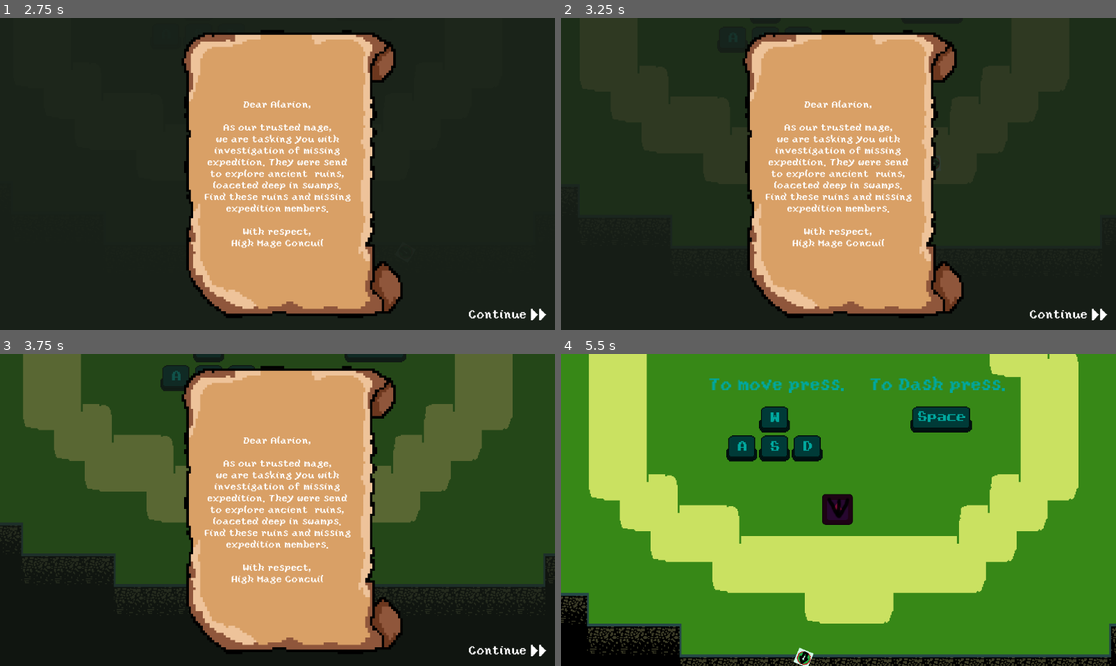
Above: before the commit, frames 1-4 (two rows, left to right).
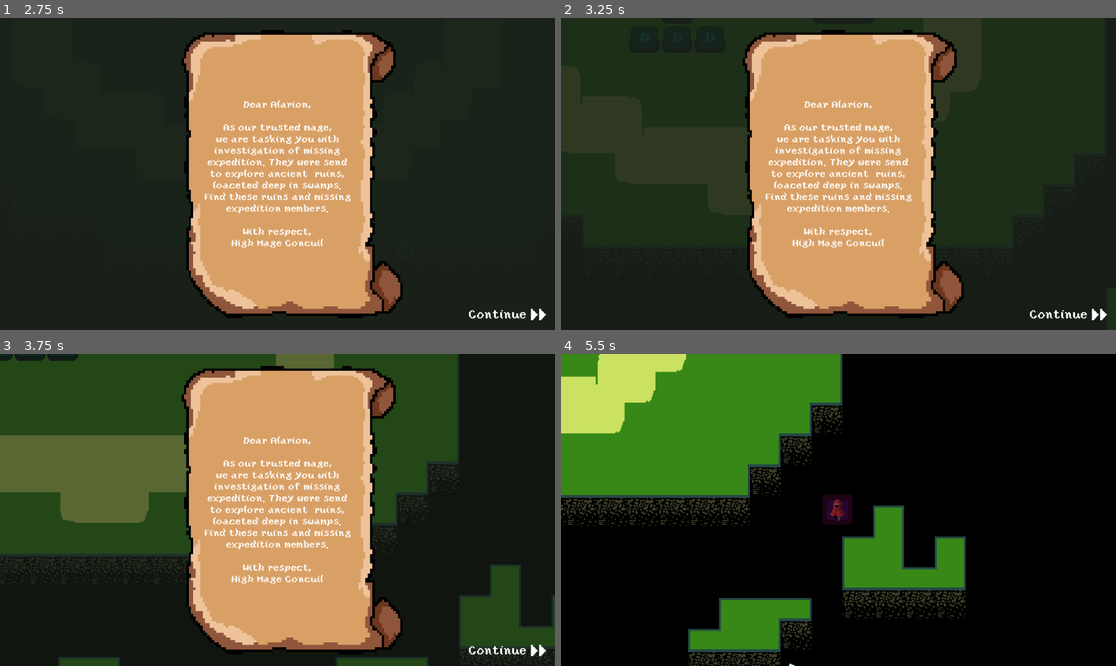
Above: after the commit, the same moments.

Repository: Tomko-Code/Relic-Seekers
Game: Godot game, scene res://src/main/game_start.tscn
The game is run twice, just before and just after one commit, with the same random seed, the same clock (stepped at 60 frames per second) and the same inputs. The engine's default icon, where the game draws it, is replaced by a stand-in: a white triangle on a blue panel in a dark square.
Inputs (mouse positions are in pixels of both pictures, inside the frame that each line leads up to):
- Up to frame 1 (2.75 s): click "Start" at 0.5 s; click "Continue >>" at 1.25 s; click "Continue >>" at 2 s
- Up to frame 2 (3.25 s): tap Enter at 2.75 s; move the mouse to (960, 158) at 2.77 s; press the mouse at (960, 158) at 2.78 s; hold D (move_right) from 2.78 s (still down)
- Up to frame 3 (3.75 s): move the mouse to (166, 525) at 3.52 s; release D (move_right) at 3.53 s; release the mouse at (166, 525) at 3.53 s; hold S (move_down) from 3.53 s (still down); click (166, 525) at 3.6 s
- Up to frame 4 (5.5 s): move the mouse to (894, 441) at 4.27 s; release S (move_down) at 4.28 s; press the mouse at (894, 441) at 4.28 s; hold D (move_right) 4.28-5.03 s; move the mouse to (810, 572) at 5.02 s; release the mouse at (810, 572) at 5.03 s; hold W (move_up) from 5.03 s (still down); click (810, 572) at 5.1 s

Frame 1 is identical in both runs. In frame 2, 0.2% of the frame differs, in the area x 12-73%, y 0-49%; in frame 3, 34%; in frame 4, 79%, in the area x 0-100%, y 0-100%.

Commit message:
mva

Diff:
--- /dev/null
+++ b/assets/sprites/player_tmp.tres
@@ -0,0 +1,298 @@
+[gd_resource type="SpriteFrames" load_steps=38 format=3 uid="uid://dljijosh7tmgp"]
+
+[ext_resource type="Texture2D" uid="uid://ic178eu4k44h" path="res://assets/art/animation_sprites.png" id="1_sn1nq"]
+
+[sub_resource type="AtlasTexture" id="AtlasTexture_neq76"]
+atlas = ExtResource("1_sn1nq")
+region = Rect2(0, 48, 48, 48)
+
+[sub_resource type="AtlasTexture" id="AtlasTexture_qrr11"]
+atlas = ExtResource("1_sn1nq")
+region = Rect2(0, 96, 48, 48)
+
+[sub_resource type="AtlasTexture" id="AtlasTexture_j82c8"]
+atlas = ExtResource("1_sn1nq")
+region = Rect2(0, 0, 48, 48)
+
+[sub_resource type="AtlasTexture" id="AtlasTexture_i3jwl"]
+atlas = ExtResource("1_sn1nq")
+region = Rect2(0, 144, 48, 48)
+
+[sub_resource type="AtlasTexture" id="AtlasTexture_aai8r"]
+atlas = ExtResource("1_sn1nq")
+region = Rect2(48, 48, 48, 48)
+
+[sub_resource type="AtlasTexture" id="AtlasTexture_cseho"]
+atlas = ExtResource("1_sn1nq")
+region = Rect2(96, 48, 48, 48)
+
+[sub_resource type="AtlasTexture" id="AtlasTexture_omkwa"]
+atlas = ExtResource("1_sn1nq")
+region = Rect2(144, 48, 48, 48)
+
+[sub_resource type="AtlasTexture" id="AtlasTexture_cffkx"]
+atlas = ExtResource("1_sn1nq")
+region = Rect2(192, 48, 48, 48)
+
+[sub_resource type="AtlasTexture" id="AtlasTexture_ra1mf"]
+atlas = ExtResource("1_sn1nq")
+region = Rect2(240, 48, 48, 48)
+
+[sub_resource type="AtlasTexture" id="AtlasTexture_5md1q"]
+atlas = ExtResource("1_sn1nq")
+region = Rect2(288, 48, 48, 48)
+
+[sub_resource type="AtlasTexture" id="AtlasTexture_hx8md"]
+atlas = ExtResource("1_sn1nq")
+region = Rect2(336, 48, 48, 48)
+
+[sub_resource type="AtlasTexture" id="AtlasTexture_s44y8"]
+atlas = ExtResource("1_sn1nq")
+region = Rect2(384, 48, 48, 48)
+
+[sub_resource type="AtlasTexture" id="AtlasTexture_q1gwv"]
+atlas = ExtResource("1_sn1nq")
+region = Rect2(48, 96, 48, 48)
+
+[sub_resource type="AtlasTexture" id="AtlasTexture_kyndj"]
+atlas = ExtResource("1_sn1nq")
+region = Rect2(96, 96, 48, 48)
+
+[sub_resource type="AtlasTexture" id="AtlasTexture_5ro0j"]
+atlas = ExtResource("1_sn1nq")
+region = Rect2(144, 96, 48, 48)
+
+[sub_resource type="AtlasTexture" id="AtlasTexture_h4763"]
+atlas = ExtResource("1_sn1nq")
+region = Rect2(192, 96, 48, 48)
+
+[sub_resource type="AtlasTexture" id="AtlasTexture_ec6fo"]
+atlas = ExtResource("1_sn1nq")
+region = Rect2(240, 96, 48, 48)
+
+[sub_resource type="AtlasTexture" id="AtlasTexture_lbutt"]
+atlas = ExtResource("1_sn1nq")
+region = Rect2(288, 96, 48, 48)
+
+[sub_resource type="AtlasTexture" id="AtlasTexture_qxvvf"]
+atlas = ExtResource("1_sn1nq")
+region = Rect2(336, 96, 48, 48)
+
+[sub_resource type="AtlasTexture" id="AtlasTexture_o47xx"]
+atlas = ExtResource("1_sn1nq")
+region = Rect2(384, 96, 48, 48)
+
+[sub_resource type="AtlasTexture" id="AtlasTexture_6pwf8"]
+atlas = ExtResource("1_sn1nq")
+region = Rect2(384, 0, 48, 48)
+
+[sub_resource type="AtlasTexture" id="AtlasTexture_svm4v"]
+atlas = ExtResource("1_sn1nq")
+region = Rect2(336, 0, 48, 48)
+
+[sub_resource type="AtlasTexture" id="AtlasTexture_3udyx"]
+atlas = ExtResource("1_sn1nq")
+region = Rect2(288, 0, 48, 48)
+
+[sub_resource type="AtlasTexture" id="AtlasTexture_47qi6"]
+atlas = ExtResource("1_sn1nq")
+region = Rect2(240, 0, 48, 48)
+
+[sub_resource type="AtlasTexture" id="AtlasTexture_l6wup"]
+atlas = ExtResource("1_sn1nq")
+region = Rect2(192, 0, 48, 48)
+
+[sub_resource type="AtlasTexture" id="AtlasTexture_0qt3s"]
+atlas = ExtResource("1_sn1nq")
+region = Rect2(144, 0, 48, 48)
+
+[sub_resource type="AtlasTexture" id="AtlasTexture_lha6p"]
+atlas = ExtResource("1_sn1nq")
+region = Rect2(96, 0, 48, 48)
+
+[sub_resource type="AtlasTexture" id="AtlasTexture_26dri"]
+atlas = ExtResource("1_sn1nq")
+region = Rect2(48, 0, 48, 48)
+
+[sub_resource type="AtlasTexture" id="AtlasTexture_eblcp"]
+atlas = ExtResource("1_sn1nq")
+region = Rect2(384, 144, 48, 48)
+
+[sub_resource type="AtlasTexture" id="AtlasTexture_3t2ii"]
+atlas = ExtResource("1_sn1nq")
+region = Rect2(336, 144, 48, 48)
+
+[sub_resource type="AtlasTexture" id="AtlasTexture_kxo4i"]
+atlas = ExtResource("1_sn1nq")
+region = Rect2(288, 144, 48, 48)
+
+[sub_resource type="AtlasTexture" id="AtlasTexture_53cuf"]
+atlas = ExtResource("1_sn1nq")
+region = Rect2(240, 144, 48, 48)
+
+[sub_resource type="AtlasTexture" id="AtlasTexture_ofjns"]
+atlas = ExtResource("1_sn1nq")
+region = Rect2(192, 144, 48, 48)
+
+[sub_resource type="AtlasTexture" id="AtlasTexture_xe76q"]
+atlas = ExtResource("1_sn1nq")
+region = Rect2(144, 144, 48, 48)
+
+[sub_resource type="AtlasTexture" id="AtlasTexture_6c8bo"]
+atlas = ExtResource("1_sn1nq")
+region = Rect2(96, 144, 48, 48)
+
+[sub_resource type="AtlasTexture" id="AtlasTexture_0ujbb"]
+atlas = ExtResource("1_sn1nq")
+region = Rect2(48, 144, 48, 48)
+
+[resource]
+animations = [{
+"frames": [{
+"duration": 1.0,
+"texture": SubResource("AtlasTexture_neq76")
+}],
+"loop": true,
+"name": &"idle_left_down",
+"speed": 12.0
+}, {
+"frames": [{
+"duration": 1.0,
+"texture": SubResource("AtlasTexture_qrr11")
+}],
+"loop": true,
+"name": &"idle_left_up",
+"speed": 12.0
+}, {
+"frames": [{
+"duration": 1.0,
+"texture": SubResource("AtlasTexture_j82c8")
+}],
+"loop": true,
+"name": &"idle_right_down",
+"speed": 12.0
+}, {
+"frames": [{
+"duration": 1.0,
+"texture": SubResource("AtlasTexture_i3jwl")
+}],
+"loop": true,
+"name": &"idle_up_right",
+"speed": 12.0
+}, {
+"frames": [{
+"duration": 1.0,
+"texture": SubResource("AtlasTexture_aai8r")
+}, {
+"duration": 1.0,
+"texture": SubResource("AtlasTexture_cseho")
+}, {
+"duration": 1.0,
+"texture": SubResource("AtlasTexture_omkwa")
+}, {
+"duration": 1.0,
+"texture": SubResource("AtlasTexture_cffkx")
+}, {
+"duration": 1.0,
+"texture": SubResource("AtlasTexture_ra1mf")
+}, {
+"duration": 1.0,
+"texture": SubResource("AtlasTexture_5md1q")
+}, {
+"duration": 1.0,
+"texture": SubResource("AtlasTexture_hx8md")
+}, {
+"duration": 1.0,
+"texture": SubResource("AtlasTexture_s44y8")
+}],
+"loop": true,
+"name": &"move_left_down",
+"speed": 12.0
+}, {
+"frames": [{
+"duration": 1.0,
+"texture": SubResource("AtlasTexture_q1gwv")
+}, {
+"duration": 1.0,
+"texture": SubResource("AtlasTexture_kyndj")
+}, {
+"duration": 1.0,
+"texture": SubResource("AtlasTexture_5ro0j")
+}, {
+"duration": 1.0,
+"texture": SubResource("AtlasTexture_h4763")
+}, {
+"duration": 1.0,
+"texture": SubResource("AtlasTexture_ec6fo")
+}, {
+"duration": 1.0,
+"texture": SubResource("AtlasTexture_lbutt")
+}, {
+"duration": 1.0,
+"texture": SubResource("AtlasTexture_qxvvf")
+}, {
+"duration": 1.0,
+"texture": SubResource("AtlasTexture_o47xx")
+}],
+"loop": true,
+"name": &"move_left_up",
+"speed": 12.0
+}, {
+"frames": [{
+"duration": 1.0,
+"texture": SubResource("AtlasTexture_6pwf8")
+}, {
+"duration": 1.0,
+"texture": SubResource("AtlasTexture_svm4v")
+}, {
+"duration": 1.0,
+"texture": SubResource("AtlasTexture_3udyx")
+}, {
+"duration": 1.0,
+"texture": SubResource("AtlasTexture_47qi6")
+}, {
+"duration": 1.0,
+"texture": SubResource("AtlasTexture_l6wup")
+}, {
+"duration": 1.0,
+"texture": SubResource("AtlasTexture_0qt3s")
+}, {
+"duration": 1.0,
+"texture": SubResource("AtlasTexture_lha6p")
+}, {
+"duration": 1.0,
+"texture": SubResource("AtlasTexture_26dri")
+}],
+"loop": true,
+"name": &"move_right_down",
+"speed": 12.0
+}, {
+"frames": [{
+"duration": 1.0,
+"texture": SubResource("AtlasTexture_eblcp")
+}, {
+"duration": 1.0,
+"texture": SubResource("AtlasTexture_3t2ii")
+}, {
+"duration": 1.0,
+"texture": SubResource("AtlasTexture_kxo4i")
+}, {
+"duration": 1.0,
+"texture": SubResource("AtlasTexture_53cuf")
+}, {
+"duration": 1.0,
+"texture": SubResource("AtlasTexture_ofjns")
+}, {
+"duration": 1.0,
+"texture": SubResource("AtlasTexture_xe76q")
+}, {
+"duration": 1.0,
+"texture": SubResource("AtlasTexture_6c8bo")
+}, {
+"duration": 1.0,
+"texture": SubResource("AtlasTexture_0ujbb")
+}],
+"loop": true,
+"name": &"move_up_right",
+"speed": 12.0
+}]
--- a/src/entities/animated_sprite_component.gd
+++ b/src/entities/animated_sprite_component.gd
@@ -3,79 +3,10 @@
 
 var current_animation = ""
 
-@export var _MovementComponent: MovementComponent
-@export var _ShootingComponent: ShootingComponent
-
-
-func _process(delta):
-	handle_entity_animation()
-
-
-func get_direction_constant(vector: Vector2):
-	var final_angle = PI/4*(8) + PI/8
-	for x in range(9):
-		var next_angle = (PI/4)*(8-x) + PI/8
-		if final_angle == (PI/4)*(8) + PI/8:
-
-			var vector_angle = vector.angle()
-			if vector_angle < 0:
-				vector_angle += 2*PI
-
-			if vector_angle >= next_angle:
-				final_angle = next_angle
-				return x-1
-	return Constants.all_directions.RIGHT
-
-
-func set_animation(animation):
+func set_animation(animation, animation_direction = 1):
 	if current_animation != animation:
 		for sprite in get_children():
 			if sprite is AnimatedSprite2D and sprite.sprite_frames.has_animation(animation):
-				sprite.play(animation)
+				sprite.play(animation, animation_direction)
 				sprite.set_frame_and_progress(1,0)
 				current_animation = animation
-
-
-func handle_entity_animation():
-	if _MovementComponent:
-		if _ShootingComponent:
-			handle_animated_sprite_with_direction()
-		else:
-			handle_animated_sprite_without_direction()
-
-
-
-func handle_animated_sprite_without_direction():
-	if _MovementComponent.is_idle:
-		set_animation("idle")
-	else:
-		if _MovementComponent.get_direction().x < 0:
-			set_animation("move_left")
-		elif _MovementComponent.get_direction().x > 0:
-			set_animation("move_right")
-		elif _MovementComponent.get_direction().y < 0:
-			set_animation("move_up")
-		elif _MovementComponent.get_direction().y > 0:
-			set_animation("move_down")
-	if _MovementComponent.is_rotable:
-		rotation = _MovementComponent.get_direction().angle()
-
-
-func handle_animated_sprite_with_direction():
-	match get_direction_constant(_ShootingComponent.get_direction()):
-		Constants.all_directions.RIGHT:
-			set_animation("move_right")
-		Constants.all_directions.RIGHT_UP:
-			set_animation("move_up_right")
-		Constants.all_directions.UP:
-			set_animation("move_up")
-		Constants.all_directions.LEFT_UP:
-			set_animation("move_left_up")
-		Constants.all_directions.LEFT:
-			set_animation("move_left")
-		Constants.all_directions.LEFT_DOWN:
-			set_animation("move_left_down")
-		Constants.all_directions.DOWN:
-			set_animation("move_down")
-		Constants.all_directions.RIGHT_DOWN:
-			set_animation("move_right_down")
--- a/src/entities/movement_component.gd
+++ b/src/entities/movement_component.gd
@@ -1,7 +1,7 @@
 class_name MovementComponent
 extends Node
 
-var speed := 50000.0
+var speed := 500.0
 var direction := Vector2.ZERO
 
 @onready var parent: CharacterBody2D = get_parent().get_parent()
--- a/src/entities/player/player_entity.tscn
+++ b/src/entities/player/player_entity.tscn
@@ -1,13 +1,14 @@
-[gd_scene load_steps=11 format=3 uid="uid://d2bsjmqg1fe1h"]
+[gd_scene load_steps=12 format=3 uid="uid://d2bsjmqg1fe1h"]
 
 [ext_resource type="Script" path="res://src/entities/player/player_entity.gd" id="1_7c5ui"]
 [ext_resource type="Texture2D" uid="uid://dayf0y6nyidev" path="res://icon.svg" id="2_fym7o"]
 [ext_resource type="Script" path="res://src/entities/player/user_movement_component.gd" id="2_xekry"]
 [ext_resource type="Script" path="res://src/entities/animated_sprite_component.gd" id="3_t82yd"]
-[ext_resource type="SpriteFrames" uid="uid://bakc3okm8hm0d" path="res://assets/sprites/player_sprite.tres" id="4_p7cnc"]
+[ext_resource type="SpriteFrames" uid="uid://dljijosh7tmgp" path="res://assets/sprites/player_tmp.tres" id="5_0x5y7"]
 [ext_resource type="Script" path="res://src/entities/player/user_mouse_shooting_component.gd" id="7_ls8cw"]
 [ext_resource type="PackedScene" uid="uid://cepkdm0iul06" path="res://src/entities/hitbox_component.tscn" id="8_tbtis"]
 [ext_resource type="Script" path="res://src/entities/player/player_stats_component.gd" id="8_y5dsv"]
+[ext_resource type="Script" path="res://src/systems/movement/four_direction_animation_system_extra.gd" id="9_b4i7k"]
 
 [sub_resource type="RectangleShape2D" id="RectangleShape2D_eip8d"]
 size = Vector2(64, 64)
@@ -35,14 +36,12 @@
 [node name="UserMovementComponent" type="Node" parent="Components"]
 script = ExtResource("2_xekry")
 
-[node name="AnimatedSpriteComponent" type="Node2D" parent="Components" node_paths=PackedStringArray("_MovementComponent", "_ShootingComponent")]
+[node name="AnimatedSpriteComponent" type="Node2D" parent="Components"]
 script = ExtResource("3_t82yd")
-_MovementComponent = NodePath("../UserMovementComponent")
-_ShootingComponent = NodePath("../UserMouseShootingComponent")
 
 [node name="Sprite" type="AnimatedSprite2D" parent="Components/AnimatedSpriteComponent"]
-sprite_frames = ExtResource("4_p7cnc")
-animation = &"idle"
+sprite_frames = ExtResource("5_0x5y7")
+animation = &"idle_up_right"
 
 [node name="UserMouseShootingComponent" type="Node" parent="Components" node_paths=PackedStringArray("_StatsComponent", "_MovementComponent")]
 script = ExtResource("7_ls8cw")
@@ -58,3 +57,9 @@
 
 [node name="Hitbox" type="CollisionShape2D" parent="Components/HitboxComponent"]
 shape = SubResource("RectangleShape2D_kummr")
+
+[node name="FourDirectionMovementSystemExtra" type="Node" parent="Components" node_paths=PackedStringArray("_MovementComponent", "_AnimatedSpriteComponent", "_ShootingComponent")]
+script = ExtResource("9_b4i7k")
+_MovementComponent = NodePath("../UserMovementComponent")
+_AnimatedSpriteComponent = NodePath("../AnimatedSpriteComponent")
+_ShootingComponent = NodePath("../UserMouseShootingComponent")
--- a/src/entities/player/user_movement_component.gd
+++ b/src/entities/player/user_movement_component.gd
@@ -1,29 +1,30 @@
 class_name UserMovementComponent
 extends MovementComponent
 
-#@onready var parent = get_parent().get_parent()
+var acceleration = 10
 
 func _physics_process(delta):
 	direction = Vector2.ZERO
 
-	if !parent.paused:
-		if Input.is_action_pressed("move_left"):
-			direction.x -= 1
-		if Input.is_action_pressed("move_right"):
-			direction.x += 1
-		if Input.is_action_pressed("move_up"):
-			direction.y -= 1
-		if Input.is_action_pressed("move_down"):
-			direction.y += 1
+	if Input.is_action_pressed("move_left"):
+		direction.x -= 1
+	if Input.is_action_pressed("move_right"):
+		direction.x += 1
+	if Input.is_action_pressed("move_up"):
+		direction.y -= 1
+	if Input.is_action_pressed("move_down"):
+		direction.y += 1
 
 
 	if direction == Vector2.ZERO:
 		is_idle = true
 	else: is_idle = false
 
-	parent.velocity = direction.normalized() * delta * speed
+	#parent.velocity = direction.normalized() * delta * speed
+	parent.velocity = parent.velocity.lerp(direction * speed, acceleration * delta)
 
-	var collision = parent.move_and_collide(parent.velocity * delta)
-	if collision:
-		parent.velocity = parent.velocity.slide(collision.get_normal())
-		collision = parent.move_and_collide(parent.velocity * delta)
+	parent.move_and_slide()
+	#var collision = parent.move_and_collide(parent.velocity * delta)
+	#if collision:
+	#	parent.velocity = parent.velocity.slide(collision.get_normal())
+	#	collision = parent.move_and_collide(parent.velocity * delta)
--- a/src/entities/projectiles/friendly_projectile.tscn
+++ b/src/entities/projectiles/friendly_projectile.tscn
@@ -1,10 +1,11 @@
-[gd_scene load_steps=7 format=3 uid="uid://dakgmo2poxul4"]
+[gd_scene load_steps=8 format=3 uid="uid://dakgmo2poxul4"]
 
 [ext_resource type="Script" path="res://src/entities/projectiles/friendly_projectile.gd" id="1_en1t6"]
 [ext_resource type="Script" path="res://src/entities/projectiles/projectile_movement_component.gd" id="1_ptuku"]
 [ext_resource type="Texture2D" uid="uid://jgv1go4erwru" path="res://assets/art/sprites/bullet2.png" id="2_igs68"]
 [ext_resource type="Script" path="res://src/entities/animated_sprite_component.gd" id="4_nen6d"]
 [ext_resource type="PackedScene" uid="uid://cepkdm0iul06" path="res://src/entities/hitbox_component.tscn" id="5_6wwgm"]
+[ext_resource type="Script" path="res://src/systems/movement/bullet_animation_system.gd" id="6_n668d"]
 
 [sub_resource type="CircleShape2D" id="CircleShape2D_85nud"]
 radius = 17.0
@@ -21,9 +22,8 @@
 [node name="ProjectileMovementComponent" type="Node" parent="Components"]
 script = ExtResource("1_ptuku")
 
-[node name="AnimatedSpriteComponent" type="Node2D" parent="Components" node_paths=PackedStringArray("_MovementComponent")]
+[node name="AnimatedSpriteComponent" type="Node2D" parent="Components"]
 script = ExtResource("4_nen6d")
-_MovementComponent = NodePath("../ProjectileMovementComponent")
 
 [node name="Sprite2D" type="Sprite2D" parent="Components/AnimatedSpriteComponent"]
 texture = ExtResource("2_igs68")
@@ -34,3 +34,8 @@
 
 [node name="Hitbox" type="CollisionShape2D" parent="Components/HitboxComponent"]
 shape = SubResource("CircleShape2D_85nud")
+
+[node name="BulletAnimationSystem" type="Node" parent="Components" node_paths=PackedStringArray("_MovementComponent", "_AnimatedSpriteComponent")]
+script = ExtResource("6_n668d")
+_MovementComponent = NodePath("../ProjectileMovementComponent")
+_AnimatedSpriteComponent = NodePath("../AnimatedSpriteComponent")
--- a/src/entities/projectiles/hostile_projectile.tscn
+++ b/src/entities/projectiles/hostile_projectile.tscn
@@ -1,9 +1,10 @@
-[gd_scene load_steps=7 format=3 uid="uid://xvnny3t8pt62"]
+[gd_scene load_steps=8 format=3 uid="uid://xvnny3t8pt62"]
 
 [ext_resource type="Script" path="res://src/entities/projectiles/hostile_projectile.gd" id="1_wbm3g"]
 [ext_resource type="Script" path="res://src/entities/animated_sprite_component.gd" id="2_84knj"]
 [ext_resource type="SpriteFrames" uid="uid://fms8hsyf3cim" path="res://assets/sprites/bullet_sprite.tres" id="2_n3s3o"]
 [ext_resource type="Script" path="res://src/entities/projectiles/projectile_movement_component.gd" id="3_fqkfd"]
+[ext_resource type="Script" path="res://src/systems/movement/bullet_animation_system.gd" id="5_0o0f6"]
 [ext_resource type="PackedScene" uid="uid://cepkdm0iul06" path="res://src/entities/hitbox_component.tscn" id="5_ttxmc"]
 
 [sub_resource type="CircleShape2D" id="CircleShape2D_cu0yi"]
@@ -16,9 +17,8 @@
 
 [node name="Components" type="Node2D" parent="."]
 
-[node name="AnimatedSpriteComponent" type="Node2D" parent="Components" node_paths=PackedStringArray("_MovementComponent")]
+[node name="AnimatedSpriteComponent" type="Node2D" parent="Components"]
 script = ExtResource("2_84knj")
-_MovementComponent = NodePath("../ProjectileMovementComponent")
 
 [node name="AnimatedSprite2D" type="AnimatedSprite2D" parent="Components/AnimatedSpriteComponent"]
 sprite_frames = ExtResource("2_n3s3o")
@@ -26,6 +26,11 @@
 [node name="ProjectileMovementComponent" type="Node" parent="Components"]
 script = ExtResource("3_fqkfd")
 
+[node name="BulletAnimationSystem" type="Node" parent="Components" node_paths=PackedStringArray("_MovementComponent", "_AnimatedSpriteComponent")]
+script = ExtResource("5_0o0f6")
+_MovementComponent = NodePath("../ProjectileMovementComponent")
+_AnimatedSpriteComponent = NodePath("../AnimatedSpriteComponent")
+
 [node name="HitboxComponent" parent="." instance=ExtResource("5_ttxmc")]
 collision_layer = 0
 collision_mask = 16
--- /dev/null
+++ b/src/systems/movement/bullet_animation_system.gd
@@ -0,0 +1,13 @@
+class_name BulletAnimationSystem
+extends Node
+
+#required
+@export var _MovementComponent: MovementComponent
+@export var _AnimatedSpriteComponent: AnimatedSpriteComponent
+
+
+func _process(delta):
+	if _MovementComponent.is_idle:
+		_AnimatedSpriteComponent.set_animation("idle")
+	if _MovementComponent.is_rotable:
+		_AnimatedSpriteComponent.rotation = _MovementComponent.get_direction().angle()
--- /dev/null
+++ b/src/systems/movement/eight_direction_animation_system.gd
@@ -0,0 +1,48 @@
+class_name EightDirectionMovementSystem
+extends Node
+
+#required
+@export var _MovementComponent: MovementComponent
+@export var _AnimatedSpriteComponent: AnimatedSpriteComponent
+
+#optional
+@export var _ShootingComponent: ShootingComponent
+
+
+func get_direction_constant(vector: Vector2):
+	var final_angle = PI/4*(8) + PI/8
+	for x in range(9):
+		var next_angle = (PI/4)*(8-x) + PI/8
+		if final_angle == (PI/4)*(8) + PI/8:
+
+			var vector_angle = vector.angle()
+			if vector_angle < 0:
+				vector_angle += 2*PI
+
+			if vector_angle >= next_angle:
+				final_angle = next_angle
+				return x-1
+	return Constants.all_directions.RIGHT
+
+
+func _process(delta):
+	if _ShootingComponent:
+		match get_direction_constant(_ShootingComponent.get_direction()):
+			Constants.all_directions.RIGHT:
+				_AnimatedSpriteComponent.set_animation("move_right")
+			Constants.all_directions.RIGHT_UP:
+				_AnimatedSpriteComponent.set_animation("move_up_right")
+			Constants.all_directions.UP:
+				_AnimatedSpriteComponent.set_animation("move_up")
+			Constants.all_directions.LEFT_UP:
+				_AnimatedSpriteComponent.set_animation("move_left_up")
+			Constants.all_directions.LEFT:
+				_AnimatedSpriteComponent.set_animation("move_left")
+			Constants.all_directions.LEFT_DOWN:
+				_AnimatedSpriteComponent.set_animation("move_left_down")
+			Constants.all_directions.DOWN:
+				_AnimatedSpriteComponent.set_animation("move_down")
+			Constants.all_directions.RIGHT_DOWN:
+				_AnimatedSpriteComponent.set_animation("move_right_down")
+	if _MovementComponent.is_rotable:
+		_AnimatedSpriteComponent.rotation = _MovementComponent.get_direction().angle()
--- /dev/null
+++ b/src/systems/movement/four_direction_animation_system.gd
@@ -0,0 +1,22 @@
+class_name FourDirectionAnimationSystem
+extends Node
+
+#required
+@export var _MovementComponent: MovementComponent
+@export var _AnimatedSpriteComponent: AnimatedSpriteComponent
+
+
+func _process(delta):
+	if _MovementComponent.is_idle:
+		_AnimatedSpriteComponent.set_animation("idle")
+	else:
+		if _MovementComponent.get_direction().x < 0:
+			_AnimatedSpriteComponent.set_animation("move_left")
+		elif _MovementComponent.get_direction().x > 0:
+			_AnimatedSpriteComponent.set_animation("move_right")
+		elif _MovementComponent.get_direction().y < 0:
+			_AnimatedSpriteComponent.set_animation("move_up")
+		elif _MovementComponent.get_direction().y > 0:
+			_AnimatedSpriteComponent.set_animation("move_down")
+	if _MovementComponent.is_rotable:
+		_AnimatedSpriteComponent.rotation = _MovementComponent.get_direction().angle()
--- /dev/null
+++ b/src/systems/movement/four_direction_animation_system_extra.gd
@@ -0,0 +1,70 @@
+class_name FourDirectionMovementSystemExtra
+extends Node
+
+#required
+@export var _MovementComponent: MovementComponent
+@export var _AnimatedSpriteComponent: AnimatedSpriteComponent
+
+#optional
+@export var _ShootingComponent: ShootingComponent
+
+
+func get_direction_constant(vector: Vector2):
+	var final_angle = PI/4*(8) + PI/8
+	for x in range(9):
+		var next_angle = (PI/4)*(8-x) + PI/8
+		if final_angle == (PI/4)*(8) + PI/8:
+
+			var vector_angle = vector.angle()
+			if vector_angle < 0:
+				vector_angle += 2*PI
+
+			if vector_angle >= next_angle:
+				final_angle = next_angle
+				return x-1
+	return Constants.all_directions.RIGHT
+
+
+func _process(delta):
+	if _ShootingComponent:
+		match get_direction_constant(_ShootingComponent.get_direction()):
+			Constants.all_directions.RIGHT:
+				#_AnimatedSpriteComponent.set_animation("move_right")
+				#if _AnimatedSpriteComponent.current_animation not in ["move_right_down", "move_up_right"]:
+				#	_AnimatedSpriteComponent.set_animation("move_right_down")
+				set_animation("right_down")
+			Constants.all_directions.RIGHT_UP:
+				set_animation("up_right")
+			Constants.all_directions.UP:
+				#_AnimatedSpriteComponent.set_animation("move_up")
+				if _AnimatedSpriteComponent.current_animation not in ["move_left_up", "move_up_right"]:
+					set_animation("left_up")
+			Constants.all_directions.LEFT_UP:
+				set_animation("left_up")
+			Constants.all_directions.LEFT:
+				#_AnimatedSpriteComponent.set_animation("move_left")
+				set_animation("left_down")
+			Constants.all_directions.LEFT_DOWN:
+				set_animation("left_down")
+			Constants.all_directions.DOWN:
+				#_AnimatedSpriteComponent.set_animation("move_down")
+				if _AnimatedSpriteComponent.current_animation not in ["move_right_down", "move_left_down"]:
+					set_animation("left_down")
+			Constants.all_directions.RIGHT_DOWN:
+				set_animation("right_down")
+	if _MovementComponent.is_rotable:
+		_AnimatedSpriteComponent.rotation = _MovementComponent.get_direction().angle()
+
+
+func set_animation(animation: String):
+	var animation_direction = 1
+	var movment_direction = get_direction_constant(_ShootingComponent.get_direction())
+	var mouse_direction = get_direction_constant(_MovementComponent.get_direction())
+
+	if abs(movment_direction - mouse_direction) in [3,4,5]:
+		animation_direction = -1
+
+	if _MovementComponent.is_idle:
+		_AnimatedSpriteComponent.set_animation("idle_" + animation, animation_direction)
+	else:
+		_AnimatedSpriteComponent.set_animation("move_" + animation, animation_direction)
Not shown, changed: assets/art/animation_sprites.png.import
